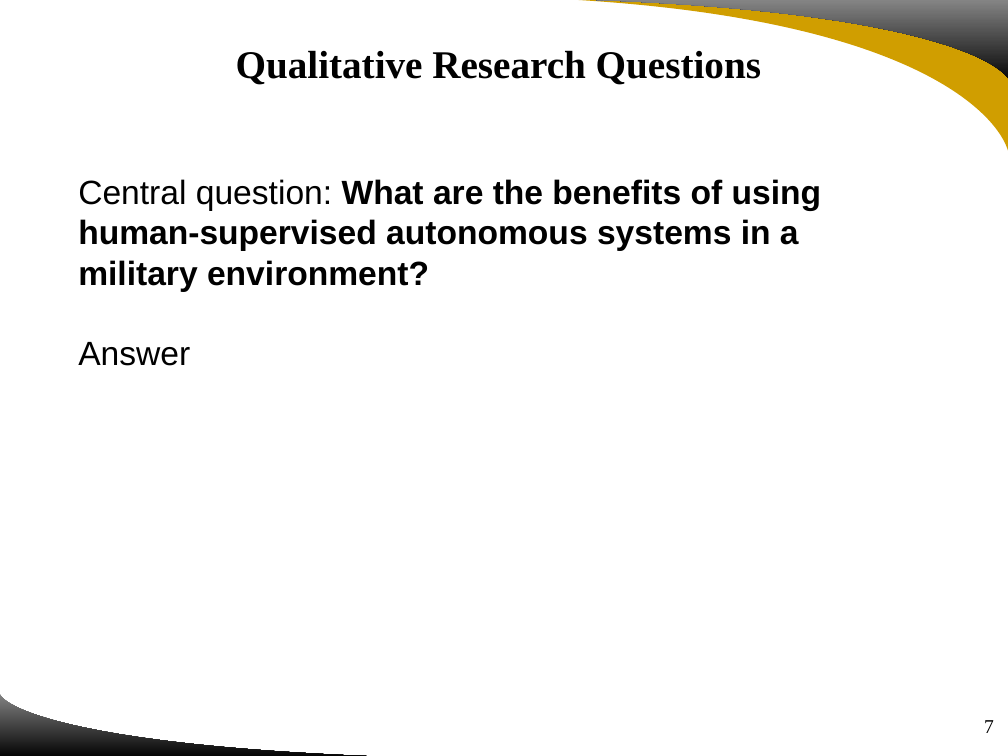
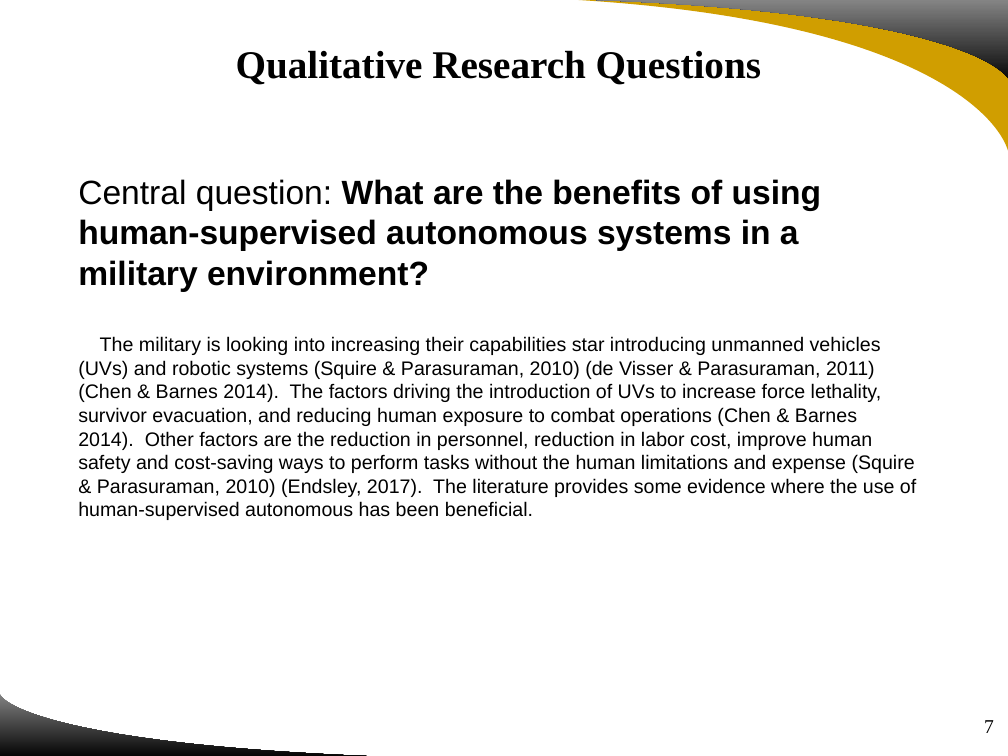
Before and after one commit to UgurUysal86/HUMAN-ASSISTED-WEAPON-SYSTEMS, a slide deck: slide 7 of Project Review and Feedback/IDS6916 Group4 Project Review and Feedback.pptx. Drawn at 1008x756 pixels with LibreOffice and Linux fonts; fonts in the diff are those of the drawing; background and template pictures are left out. Boxes give left, top, right and bottom in pixels: in the first picture for what was removed or moved away, otherwise in the second. Text is boxed around its words. In the diff, an @@ line names an element or a change of style, - is before the commit and + after.

Commit message:
Adding Qualitative questions answers.

```diff
--- a/Project Review and Feedback/IDS6916 Group4 Project Review and Feedback.pptx
+++ b/Project Review and Feedback/IDS6916 Group4 Project Review and Feedback.pptx
@@ text at (x1=78, y1=336, x2=916, y2=520): text changed; size 24 to 14 pt @@
-Answer
+The military is looking into increasing their capabilities star introducing unmanned vehicles (UVs) and robotic systems (Squire & Parasuraman, 2010) (de Visser & Parasuraman, 2011) (Chen & Barnes 2014). The factors driving the introduction of UVs to increase force lethality, survivor evacuation, and reducing human exposure to combat operations (Chen & Barnes 2014). Other factors are the reduction in personnel, reduction in labor cost, improve human safety and cost-saving ways to perform tasks without the human limitations and expense (Squire & Parasuraman, 2010) (Endsley, 2017). The literature provides some evidence where the use of human-supervised autonomous has been beneficial.
```
Also in this commit, not shown: 2 other slides changed.
